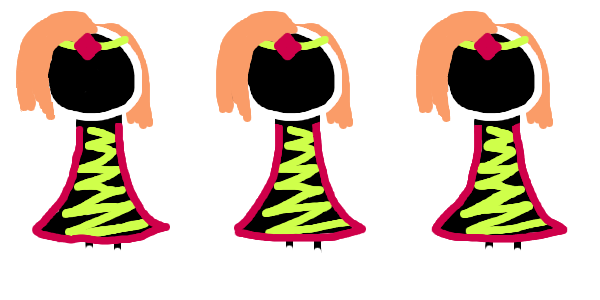
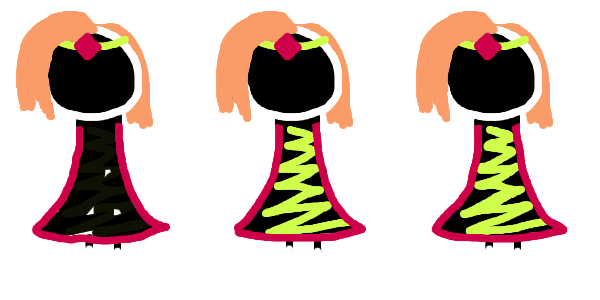
Layered file, before and after one edit (600×300). Changes by layer:
"Layer #6": opacity 100% → 7% over [62, 127, 149, 237]
